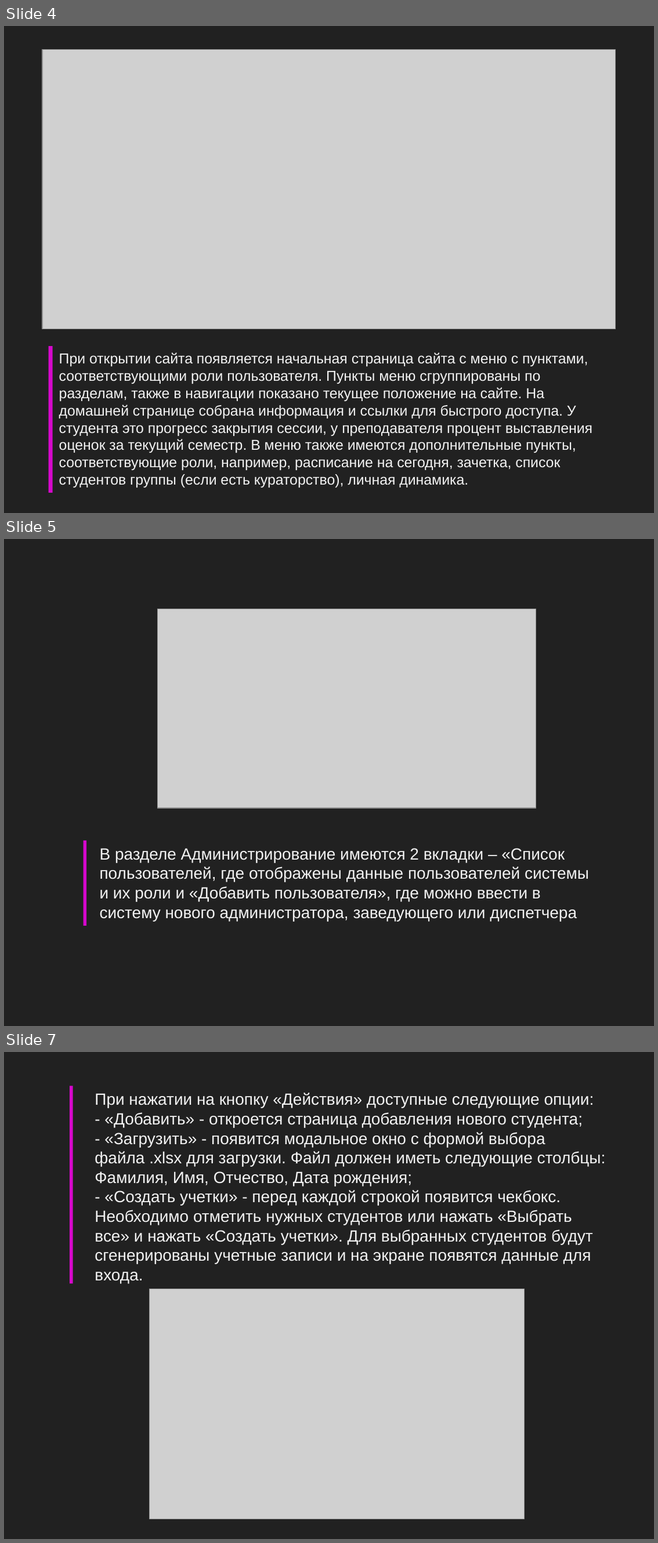
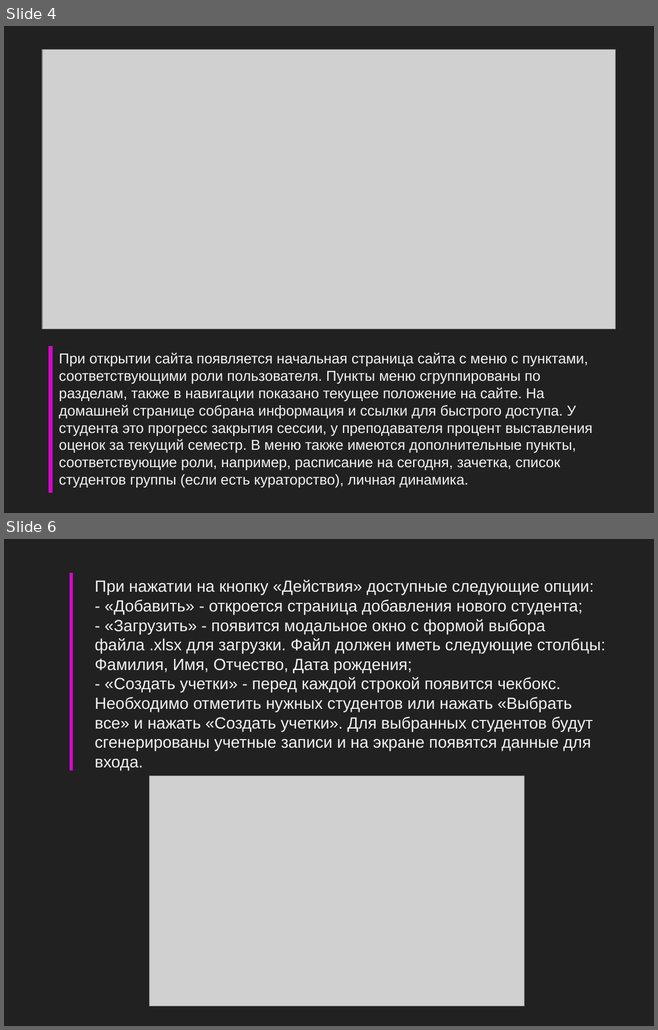
Before and after one commit to afanasyevadina/project, a slide deck: Разработка информационной системы колледжа.pptx. Shown one above the other, each under a label of ours: slides 4, 5 and 7 before the commit, slides 4 and 6 after it; the slides between them are not shown. The pictures are 658x1543 and 658x1030 pixels, drawn with LibreOffice and Linux fonts; fonts in the diff are those of the drawing; grey boxes stand for pictures. Boxes give left, top, right and bottom in pixels: in the first picture for what was removed or moved away, otherwise in the second. Text is boxed around its words. In the diff, an @@ line names an element or a change of style, - is before the commit and + after.

```diff
--- a/Разработка информационной системы колледжа.pptx
+++ b/Разработка информационной системы колледжа.pptx
@@ slide 5 removed at [4,539,654,1026], background #212121 @@
@@ picture removed at [157,609,535,808] @@
@@ rectangle removed at [83,841,86,925] @@
@@ text removed at [100,848,589,921] @@
-В разделе Администрирование имеются 2 вкладки – «Список пользователей, где отображены данные пользователей системы и их роли и «Добавить пользователя», где можно ввести в систему нового администратора, заведующего или диспетчера
@@ what was slide 7 is now slide 6 @@
```
Also in this commit, not shown: 2 slides changed, 1 slide added, 1 other slide removed, 22 other files.
